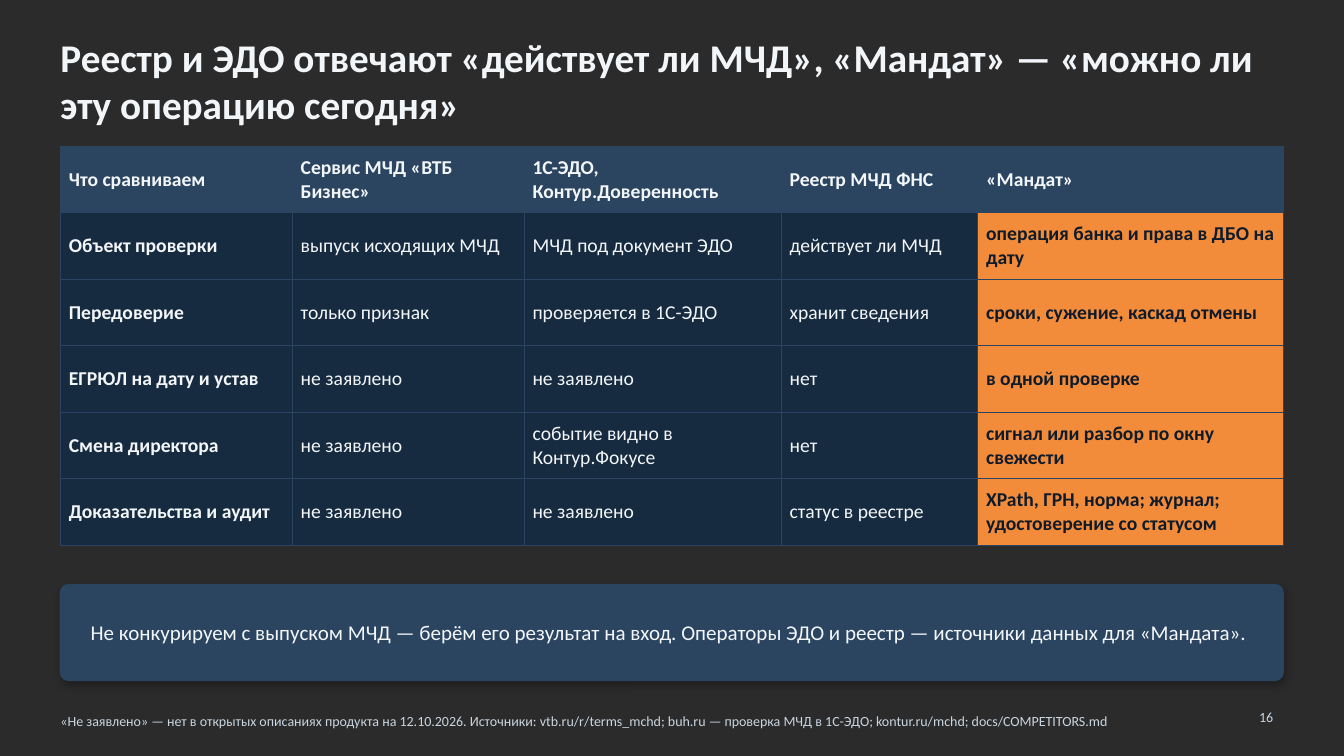
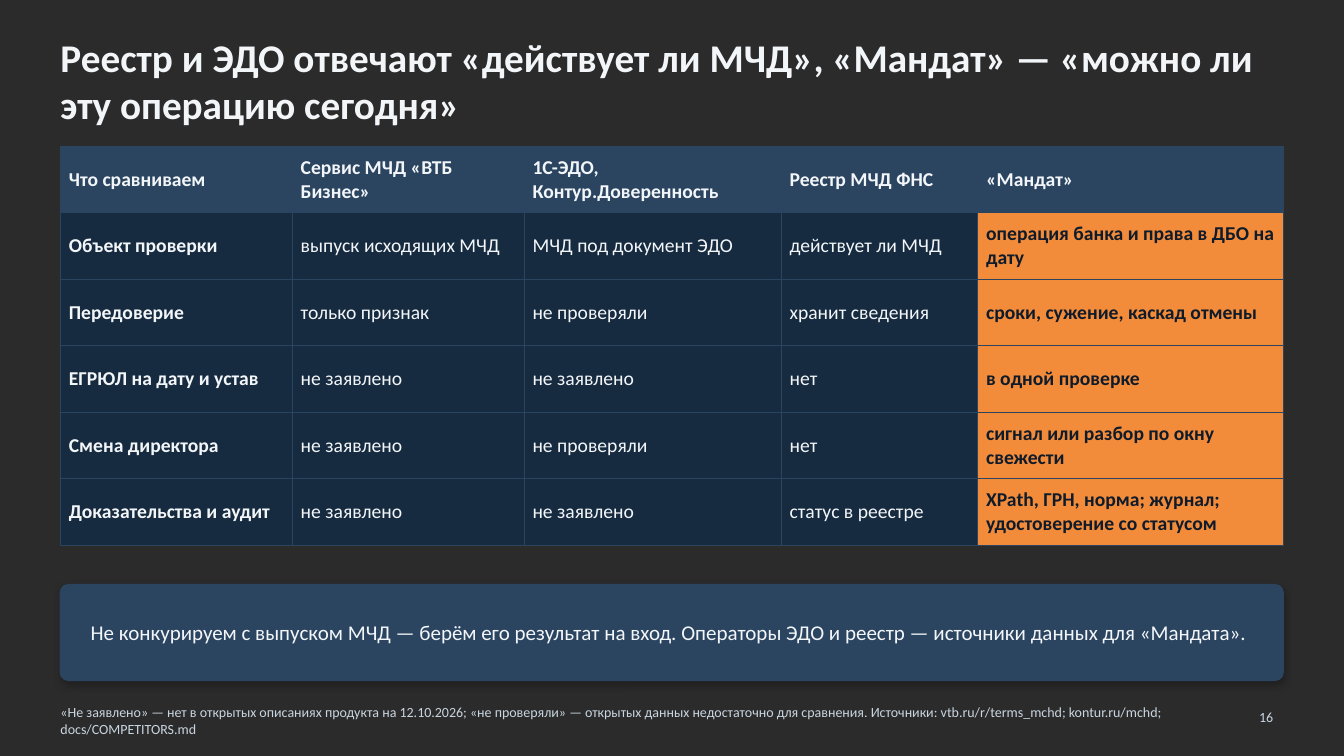
Before and after one commit to KonkovDV/Mandat, a slide deck: slide 16 of Mandat_VTB.pptx. Drawn at 1344x756 pixels with LibreOffice and Linux fonts; fonts in the diff are those of the drawing; background and template pictures are left out; a plain dark background stands for a picture behind light text. Boxes give left, top, right and bottom in pixels: in the first picture for what was removed or moved away, otherwise in the second. Text is boxed around its words. In the diff, an @@ line names an element or a change of style, - is before the commit and + after.

```diff
--- a/Mandat_VTB.pptx
+++ b/Mandat_VTB.pptx
@@ table at [60, 146, 1284, 537] @@
-row 3, column 3: проверяется в 1С-ЭДО
+row 3, column 3: не проверяли
-row 5, column 3: событие видно в Контур.Фокусе
+row 5, column 3: не проверяли
@@ text at [60, 707, 1161, 735]: text changed @@
-«Не заявлено» — нет в открытых описаниях продукта на 12.10.2026. Источники: vtb.ru/r/terms_mchd; buh.ru — проверка МЧД в 1С-ЭДО; kontur.ru/mchd; docs/COMPETITORS.md
+«Не заявлено» — нет в открытых описаниях продукта на 12.10.2026; «не проверяли» — открытых данных недостаточно для сравнения. Источники: vtb.ru/r/terms_mchd; kontur.ru/mchd; docs/COMPETITORS.md
```
Also in this commit, not shown: 21 other slides changed, 6 other files.
